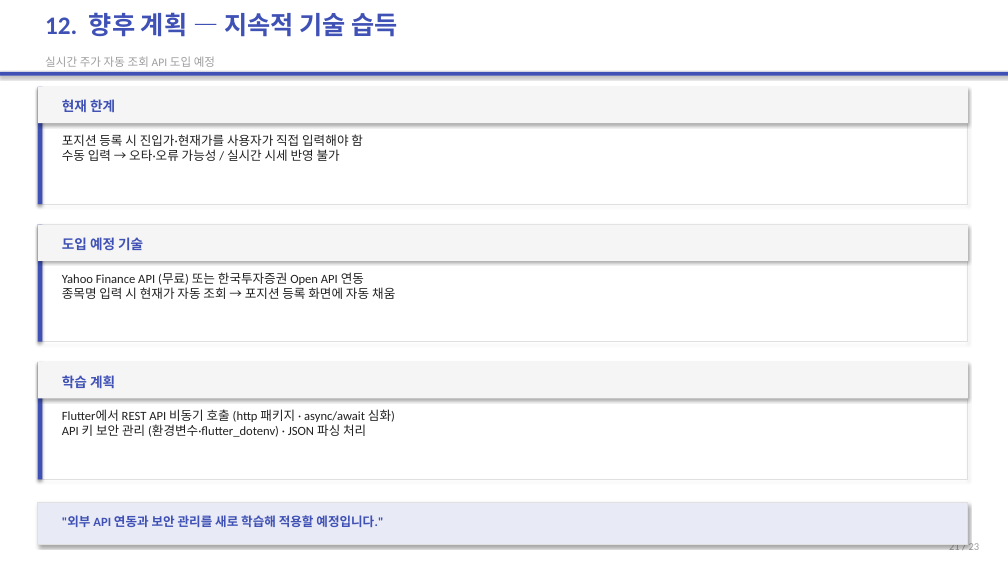
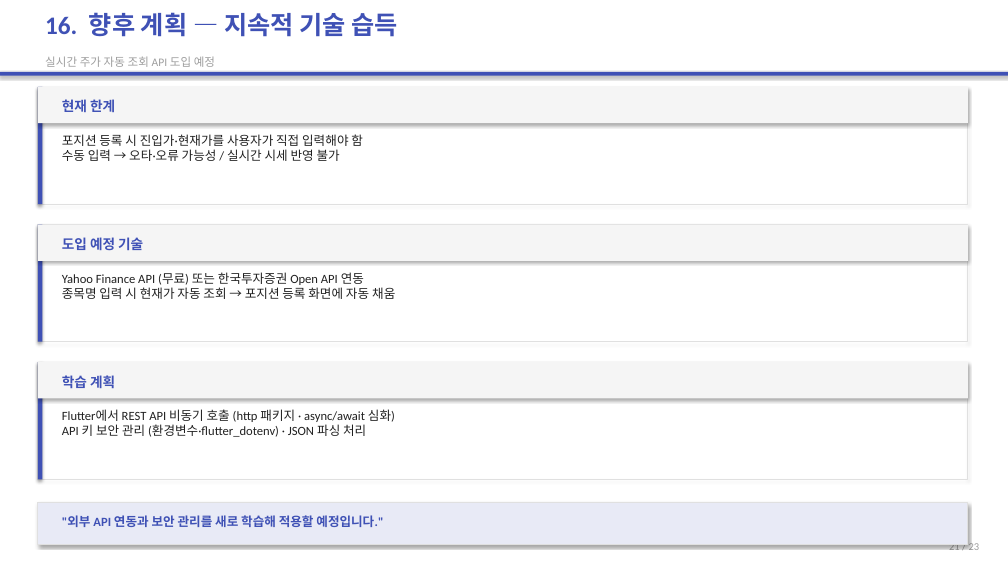
Before and after one commit to 2022136020/project_c, a slide deck: slide 21 of portfolio-tracker/presentation/portfolio-tracker-final.pptx. Drawn at 1008x567 pixels with LibreOffice and Linux fonts; fonts in the diff are those of the drawing. Boxes give left, top, right and bottom in pixels: in the first picture for what was removed or moved away, otherwise in the second. Text is boxed around its words. In the diff, an @@ line names an element or a change of style, - is before the commit and + after.

```diff
--- a/portfolio-tracker/presentation/portfolio-tracker-final.pptx
+++ b/portfolio-tracker/presentation/portfolio-tracker-final.pptx
@@ text at bbox=[45, 12, 397, 37]: text changed @@
-12. 향후 계획 — 지속적 기술 습득
+16. 향후 계획 — 지속적 기술 습득
```
Also in this commit, not shown: 13 other slides changed, 1 other file.
